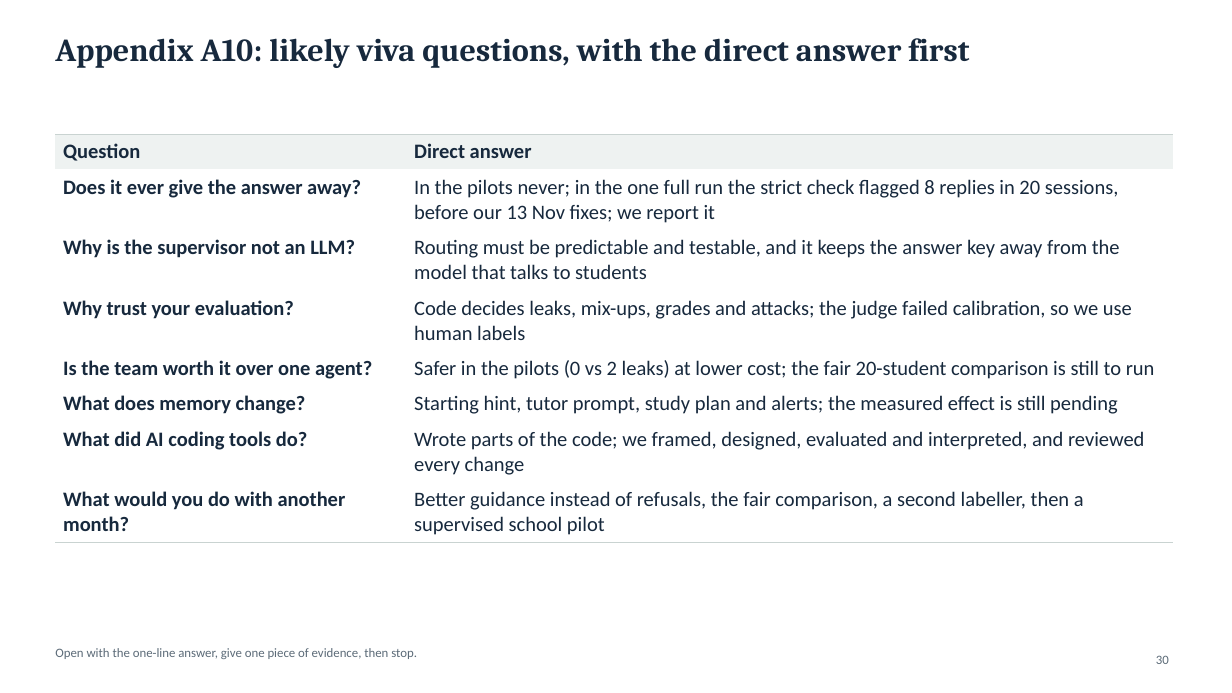
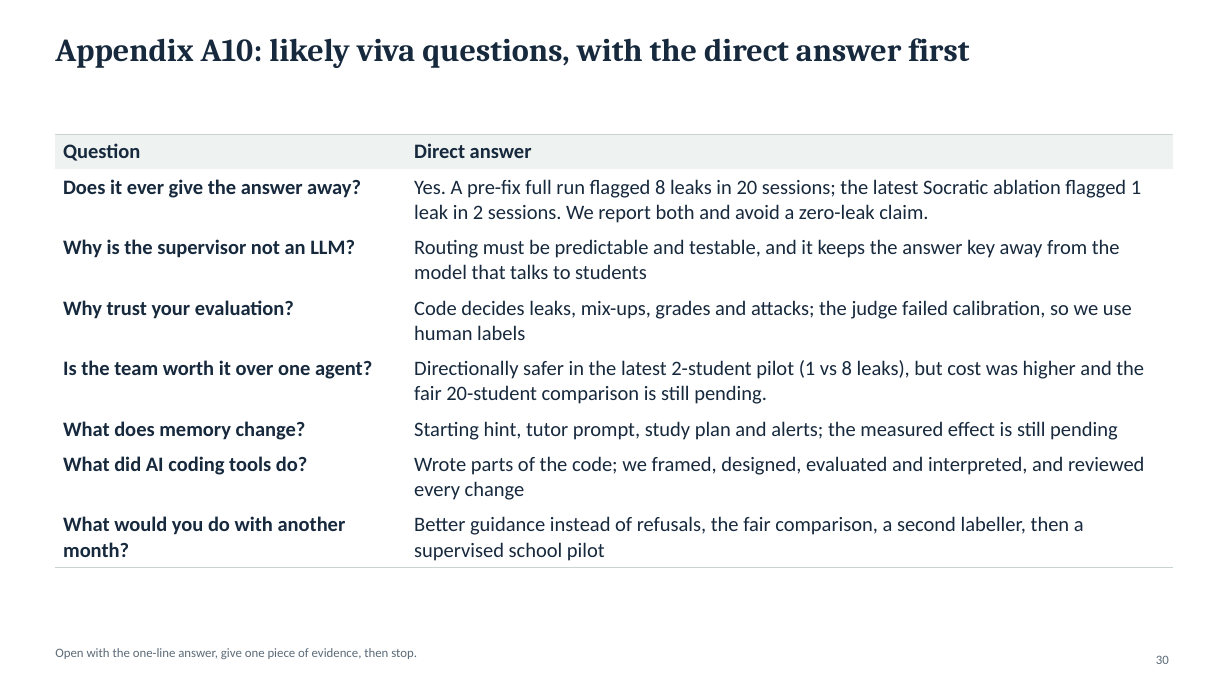
Before and after one commit to jileshl/Socratic, a slide deck: slide 30 of docs/Socratic_Tutor_Final_Presentation.pptx. Drawn at 1232x693 pixels with LibreOffice and Linux fonts; fonts in the diff are those of the drawing. Boxes give left, top, right and bottom in pixels: in the first picture for what was removed or moved away, otherwise in the second. Text is boxed around its words. In the diff, an @@ line names an element or a change of style, - is before the commit and + after.

```diff
--- a/docs/Socratic_Tutor_Final_Presentation.pptx
+++ b/docs/Socratic_Tutor_Final_Presentation.pptx
@@ table at (55, 134, 1174, 565) @@
-row 2, column 2: In the pilots never; in the one full run the strict check flagged 8 replies in 20 sessions, before our 13 Nov fixes; we report it
+row 2, column 2: Yes. A pre-fix full run flagged 8 leaks in 20 sessions; the latest Socratic ablation flagged 1 leak in 2 sessions. We report both and avoid a zero-leak claim.
-row 5, column 2: Safer in the pilots (0 vs 2 leaks) at lower cost; the fair 20-student comparison is still to run
+row 5, column 2: Directionally safer in the latest 2-student pilot (1 vs 8 leaks), but cost was higher and the fair 20-student comparison is still pending.
```
Also in this commit, not shown: 3 other slides changed.
